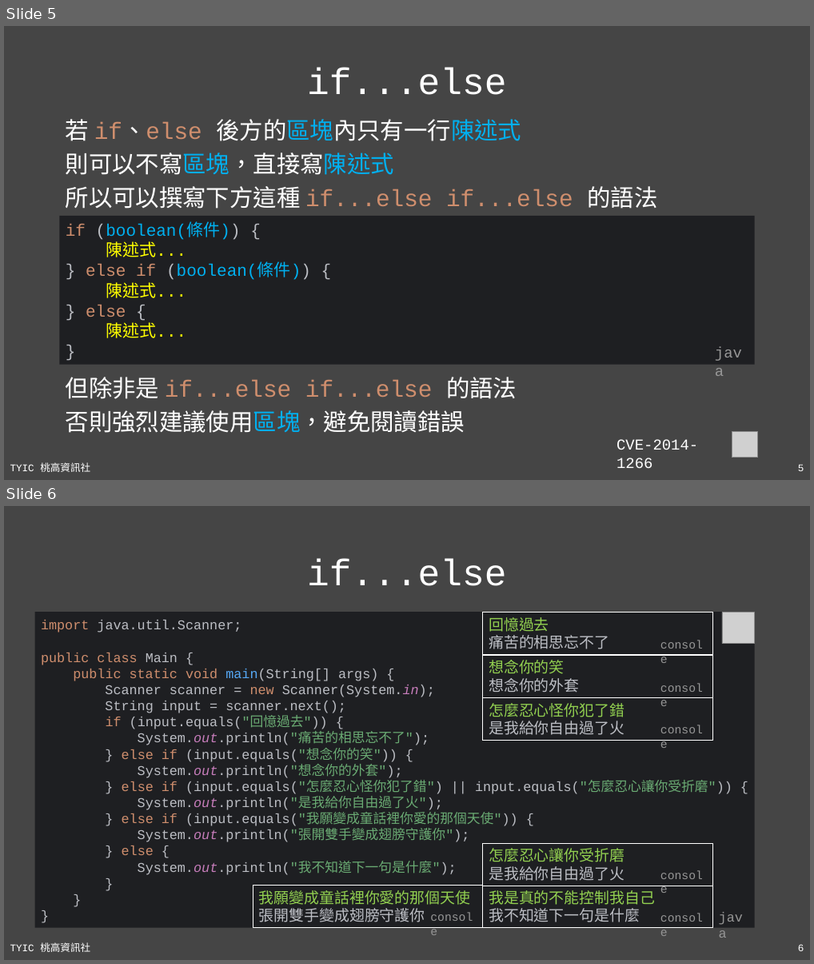
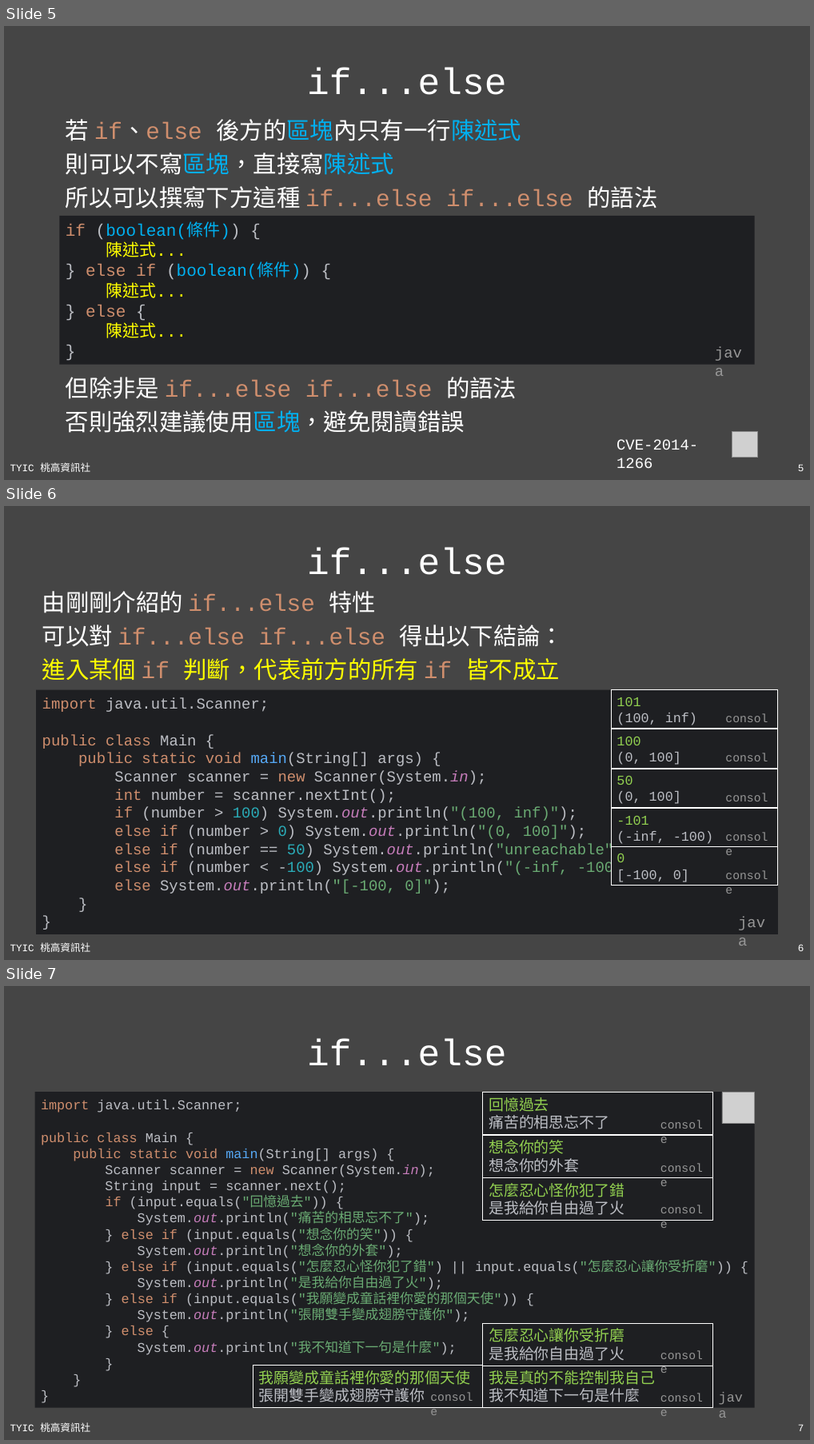
Before and after one commit to TYSHIC/slides, a slide deck: ppt/06_流程控制.pptx. Shown one above the other, each under a label of ours: slides 5 and 6 before the commit, slides 5, 6 and 7 after it. The pictures are 814x964 and 814x1444 pixels, drawn with LibreOffice and Linux fonts; fonts in the diff are those of the drawing; grey boxes stand for pictures. Boxes give left, top, right and bottom in pixels: in the first picture for what was removed or moved away, otherwise in the second. Text is boxed around its words. In the diff, an @@ line names an element or a change of style, - is before the commit and + after.

```diff
--- a/ppt/06_流程控制.pptx
+++ b/ppt/06_流程控制.pptx
@@ slide 6 added at box(4, 506, 810, 960), background #454545; not listed: 2 template elements that a slide beside it also shows @@
@@ title added at box(307, 548, 506, 575), 44 pt, text #FFFFFF @@
+if...else
@@ text added at box(42, 591, 565, 680), 28 pt, text #CF8E6D @@
+由剛剛介紹的 if...else 特性
+可以對 if...else if...else 得出以下結論：
+進入某個 if 判斷，代表前方的所有 if 皆不成立
@@ rectangle added at box(36, 690, 778, 934), fill #1E1F22, 18 pt, text #BCBEC4 @@
+import java.util.Scanner;
+public class Main {
+public static void main(String[] args) {
+Scanner scanner = new Scanner(System.in);
+int number = scanner.nextInt();
+if (number > 100) System.out.println("(100, inf)");
+else if (number > 0) System.out.println("(0, 100]");
+else if (number == 50) System.out.println("unreachable");
+else if (number < -100) System.out.println("(-inf, -100)");
+else System.out.println("[-100, 0]");
+}
+}
@@ rectangle added at box(611, 690, 778, 728), fill #1E1F22, outline #FFFFFF 0.75 pt, 16 pt, text #BCBEC4 @@
+101
+(100, inf)
@@ text added at box(720, 708, 778, 728), 14 pt, text #969696 @@
+console
@@ rectangle added at box(611, 729, 778, 768), fill #1E1F22, outline #FFFFFF 0.75 pt, 16 pt, text #BCBEC4 @@
+100
+(0, 100]
@@ rectangle added at box(611, 768, 778, 808), fill #1E1F22, outline #FFFFFF 0.75 pt, 16 pt, text #BCBEC4 @@
+50
+(0, 100]
@@ text added at box(720, 748, 778, 768), 14 pt, text #969696 @@
+console
@@ text added at box(720, 787, 778, 808), 14 pt, text #969696 @@
+console
@@ rectangle added at box(611, 808, 778, 847), fill #1E1F22, outline #FFFFFF 0.75 pt, 16 pt, text #BCBEC4 @@
+-101
+(-inf, -100)
@@ text added at box(720, 826, 778, 847), 14 pt, text #969696 @@
+console
@@ rectangle added at box(611, 846, 778, 884), fill #1E1F22, outline #FFFFFF 0.75 pt, 16 pt, text #BCBEC4 @@
+0
+[-100, 0]
@@ text added at box(720, 864, 778, 885), 14 pt, text #969696 @@
+console
@@ text added at box(733, 909, 779, 934), 18 pt, text #969696 @@
+java
@@ what was slide 6 is now slide 7 @@
@@ page number at box(798, 1424, 805, 1431): text changed @@
-6
+7
```
Also in this commit, not shown: 1 slide changed, 1 other file.
